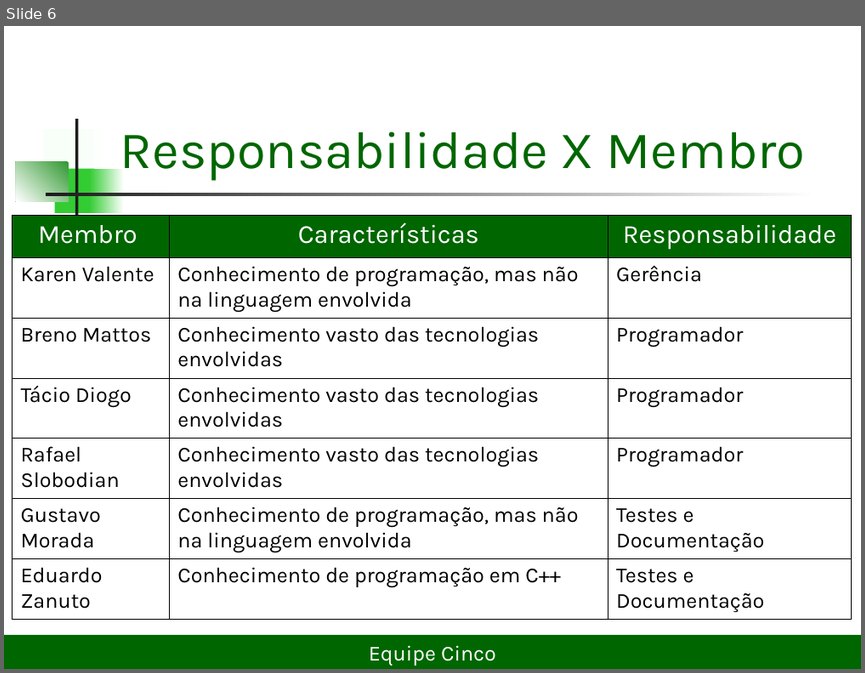
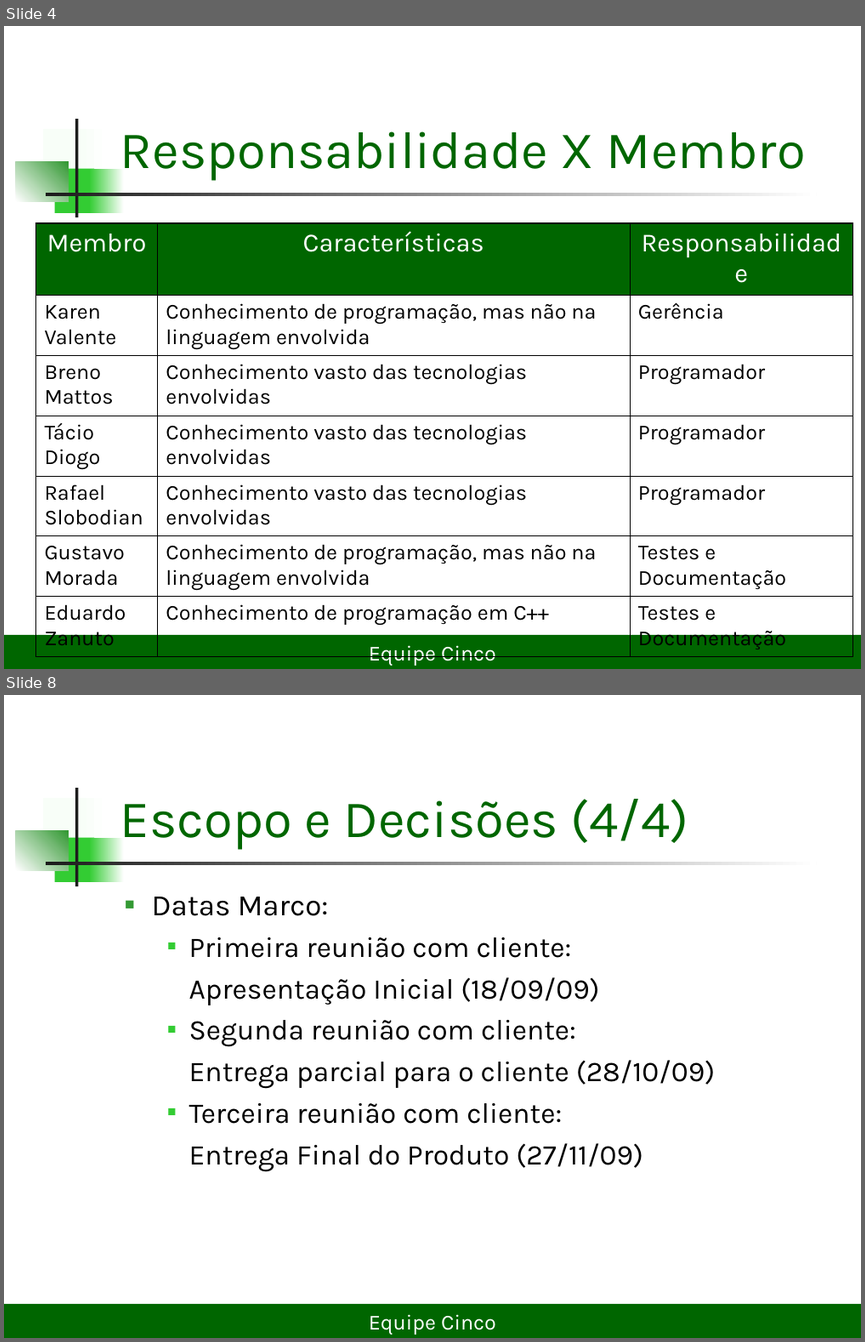
Before and after one commit to lDarthKill/xadrez-es2-compuff, a slide deck: Documentos/Projeto Xadrez.ppt. Shown one above the other, each under a label of ours: slide 6 before the commit, slides 4 and 8 after it; the slides between them are not shown. The pictures are 865x673 and 865x1342 pixels, drawn with LibreOffice and Linux fonts; fonts in the diff are those of the drawing. Boxes give left, top, right and bottom in pixels: in the first picture for what was removed or moved away, otherwise in the second. Text is boxed around its words. In the diff, an @@ line names an element or a change of style, - is before the commit and + after.

```diff
--- a/Documentos/Projeto Xadrez.ppt
+++ b/Documentos/Projeto Xadrez.ppt
@@ slide 8 added at <box>4,695,861,1338</box>, background #FFFFFF; not listed: 7 template elements that a slide beside it also shows @@
@@ title added at <box>120,799,689,850</box>, 44 pt, text #006600 @@
+Escopo e Decisões (4/4)
@@ text added at <box>152,896,715,1171</box>, 24 pt, text #000000 @@
+  ■ Datas Marco:
+    ■ Primeira reunião com cliente:
+    Apresentação Inicial (18/09/09)
+    ■ Segunda reunião com cliente:
+    Entrega parcial para o cliente (28/10/09)
+    ■ Terceira reunião com cliente:
+    Entrega Final do Produto (27/11/09)
@@ rectangle added at <box>4,1304,861,1338</box>, fill #006600, 18 pt, text #FFFFFF @@
+Equipe Cinco
@@ what was slide 6 is now slide 4 @@
@@ slide 4 changed as well @@
@@ rectangle at <box>90,168,124,213</box>: fill gradient #FFFFFF to #33CC33 to gradient #33CC33 to #FFFFFF @@
@@ table: place and size @@
-table at <box>12,216,851,621</box>
+table at <box>35,223,853,652</box>
```
Also in this commit, not shown: 5 other slides changed, 10 other slides added, 1 slide removed, 6 other files.
